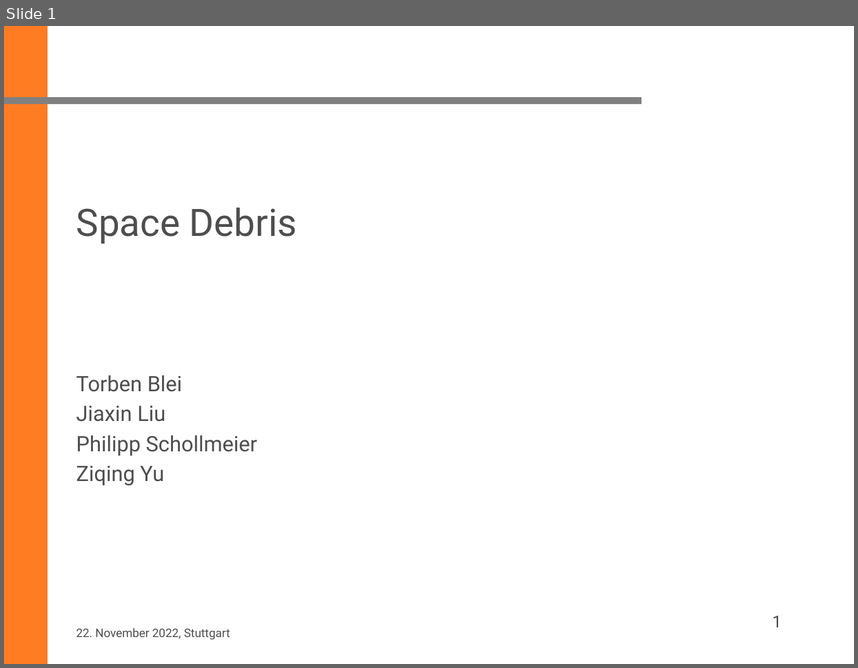
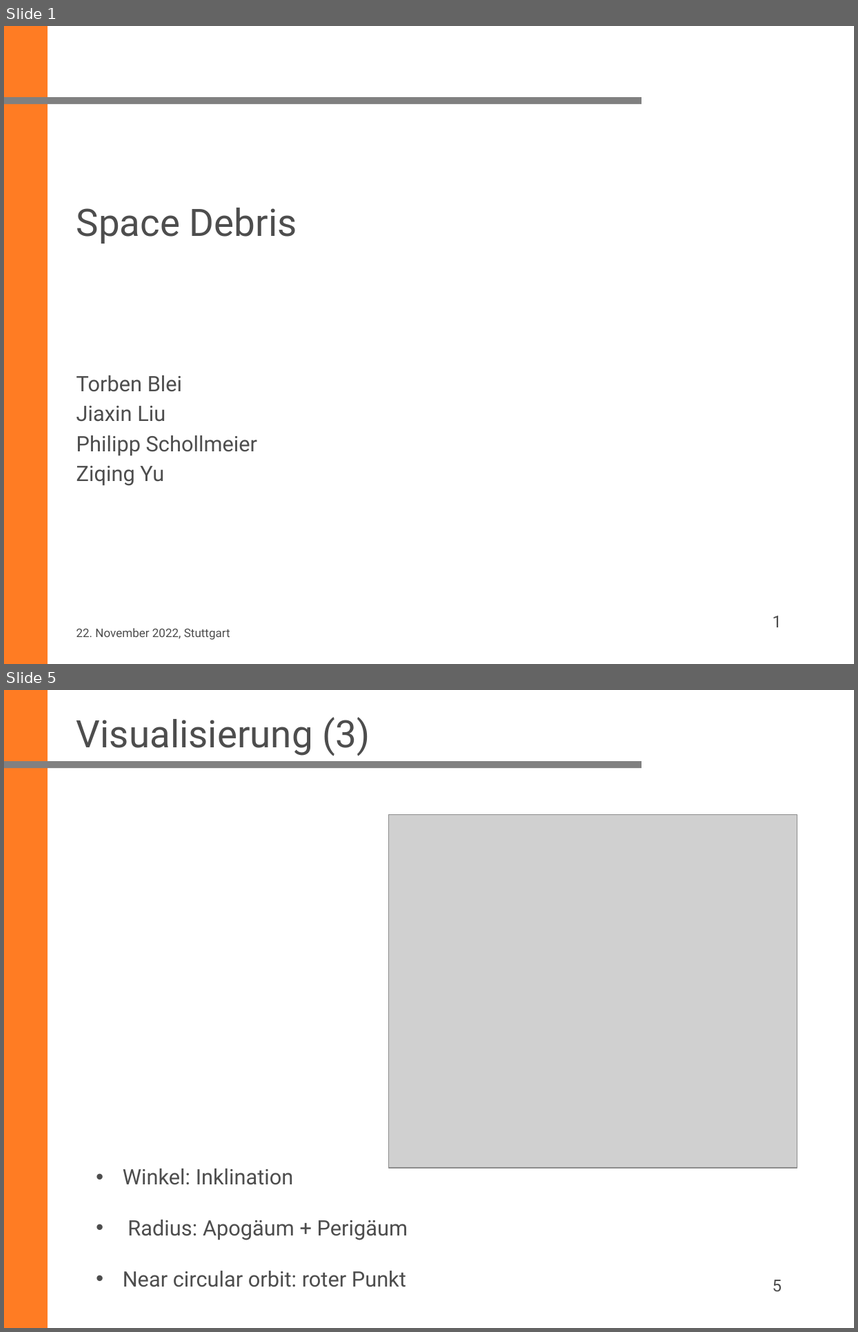
Before and after one commit to ziqing97/Seminar-Aktuelle-Geodaetische-Satelliten-missionen, a slide deck: Project_Space_Debris/vortrag/20221219_Liu.pptx. Shown one above the other, each under a label of ours: slide 1 before the commit, slides 1 and 5 after it; the slides between them are not shown. The pictures are 858x668 and 858x1332 pixels, drawn with LibreOffice and Linux fonts; fonts in the diff are those of the drawing; grey boxes stand for pictures; background and template pictures are left out. Boxes give left, top, right and bottom in pixels: in the first picture for what was removed or moved away, otherwise in the second. Text is boxed around its words. In the diff, an @@ line names an element or a change of style, - is before the commit and + after.

```diff
--- a/Project_Space_Debris/vortrag/20221219_Liu.pptx
+++ b/Project_Space_Debris/vortrag/20221219_Liu.pptx
@@ slide 5 added at (x1=4, y1=690, x2=854, y2=1328), background #FFFFFF; not listed: 2 template elements that a slide beside it also shows @@
@@ title added at (x1=76, y1=717, x2=370, y2=756), 32 pt, text #4D4D4D @@
+Visualisierung (3)
@@ picture added at (x1=389, y1=815, x2=797, y2=1167) @@
@@ text added at (x1=123, y1=1168, x2=408, y2=1287), 18 pt, text #4D4D4D @@
+• Winkel: Inklination
+• Radius: Apogäum + Perigäum
+• Near circular orbit: roter Punkt
@@ page number added at (x1=773, y1=1279, x2=782, y2=1291), 14 pt, text #4D4D4D @@
+5
```
Also in this commit, not shown: 5 other slides added.
